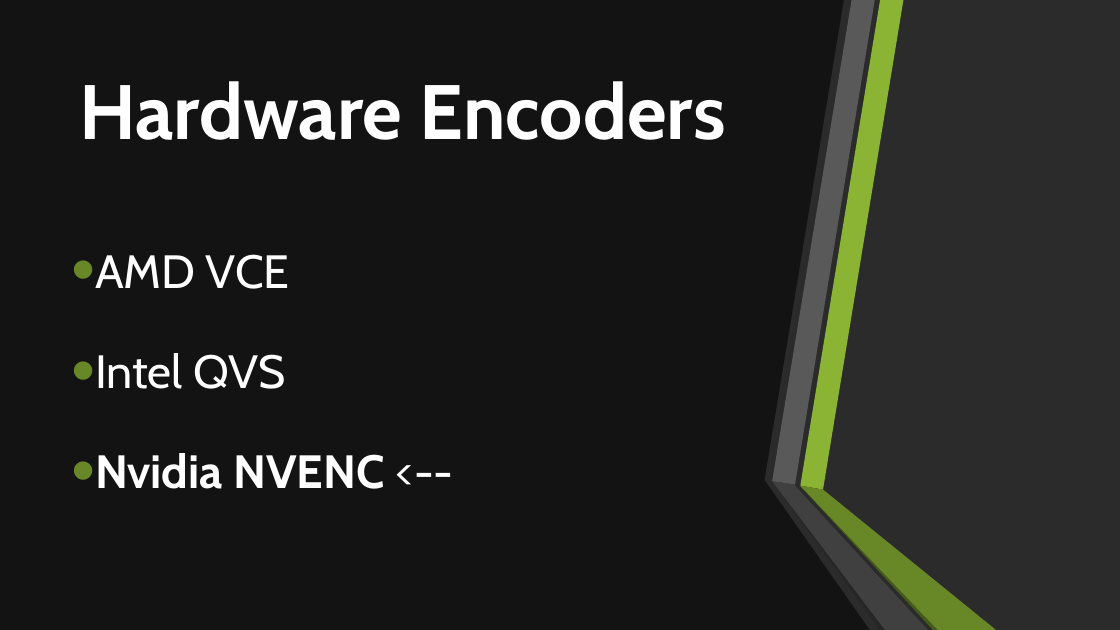
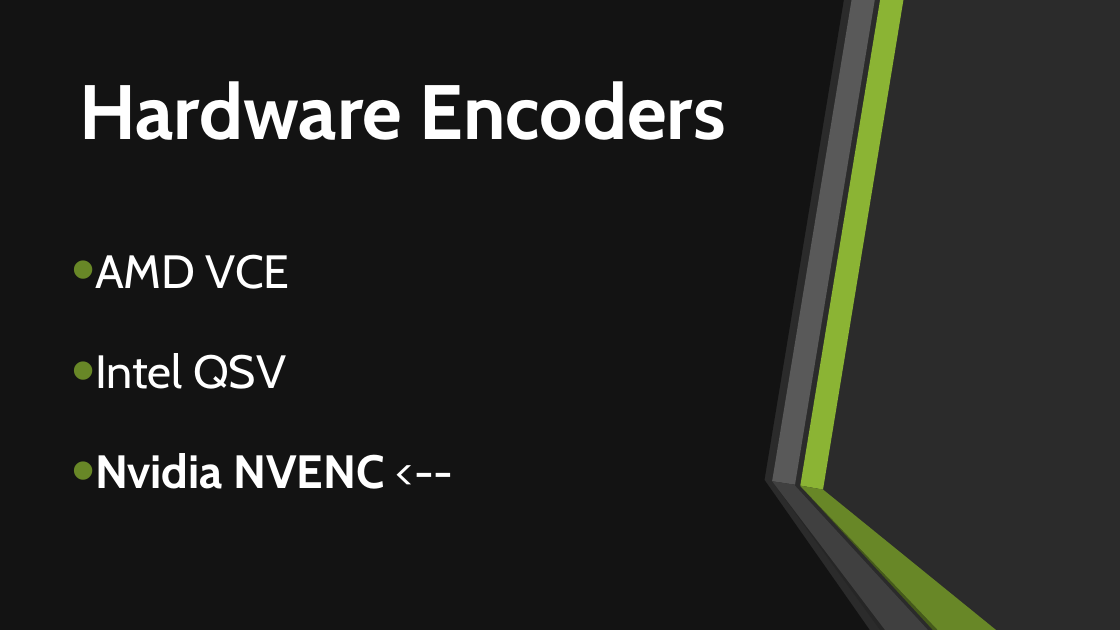
Before and after one commit to Rijndael99/encoding_bench, a slide deck: slide 5 of presentation.pptx. Drawn at 1120x630 pixels with LibreOffice and Linux fonts; fonts in the diff are those of the drawing; background and template pictures are left out; a plain dark background stands for a picture behind light text. Boxes give left, top, right and bottom in pixels: in the first picture for what was removed or moved away, otherwise in the second. Text is boxed around its words. In the diff, an @@ line names an element or a change of style, - is before the commit and + after.

Commit message:
Fix typo in presentation

```diff
--- a/presentation.pptx
+++ b/presentation.pptx
@@ text at <box>95,353,286,389</box>: text changed @@
-• Intel QVS
+• Intel QSV
```
Also in this commit, not shown: 1 other slide changed.
